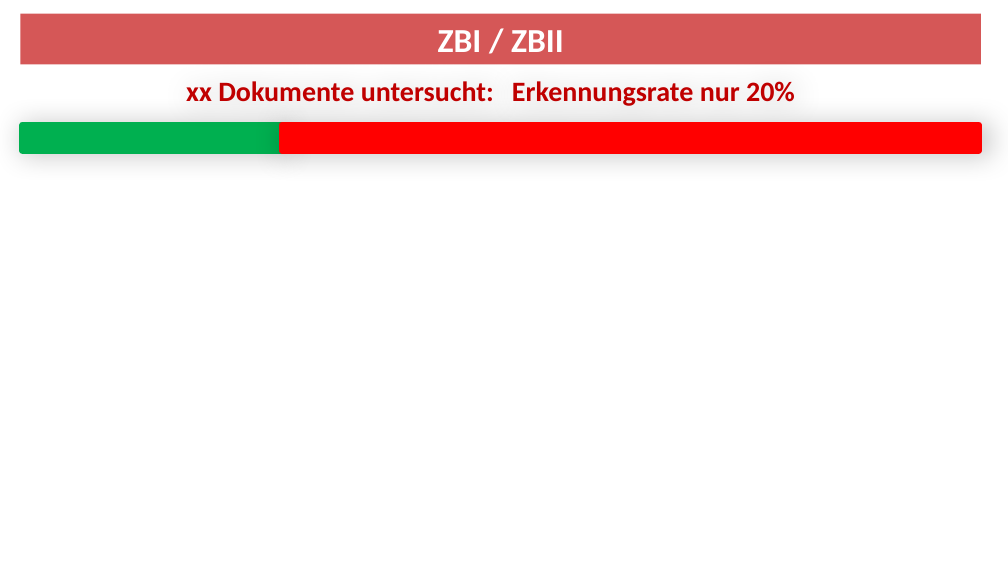
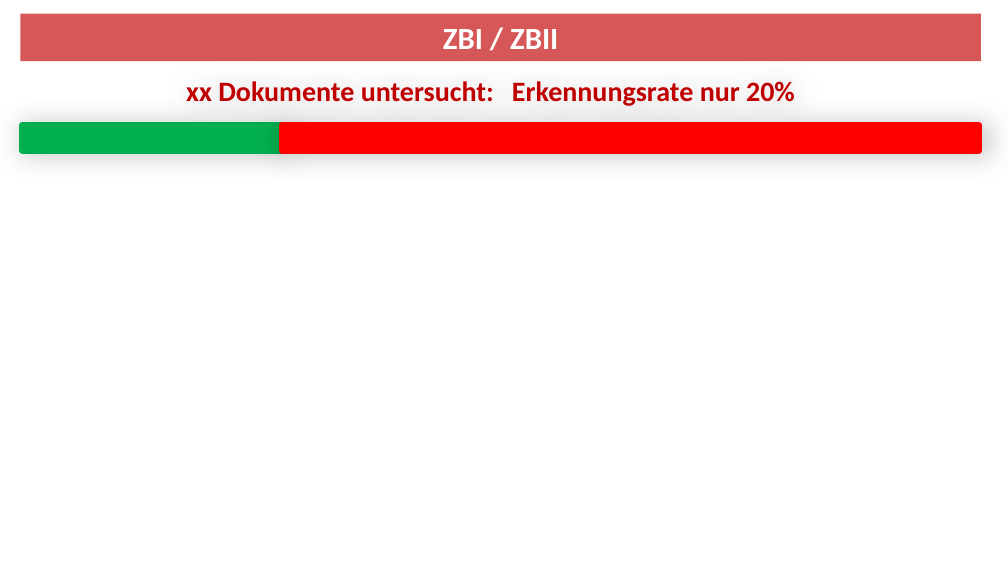
Before and after one commit to runmat/mj, a slide deck: slide 3 of Jahresziele/2015/ABBYY/Fazit-ZBII.pptx. Drawn at 1008x567 pixels with LibreOffice and Linux fonts; fonts in the diff are those of the drawing. Boxes give left, top, right and bottom in pixels: in the first picture for what was removed or moved away, otherwise in the second. Text is boxed around its words. In the diff, an @@ line names an element or a change of style, - is before the commit and + after.

Commit message:
Integrating video presentations

```diff
--- a/Jahresziele/2015/ABBYY/Fazit-ZBII.pptx
+++ b/Jahresziele/2015/ABBYY/Fazit-ZBII.pptx
@@ rectangle "ZBI / ZBII": place and size @@
-rectangle "ZBI / ZBII" at [20, 14, 981, 65]
+rectangle "ZBI / ZBII" at [20, 14, 981, 61]
@@ rectangle "ZBI / ZBII" at [20, 14, 981, 61]: size 24 to 22 pt @@
```
Also in this commit, not shown: 11 other files.
